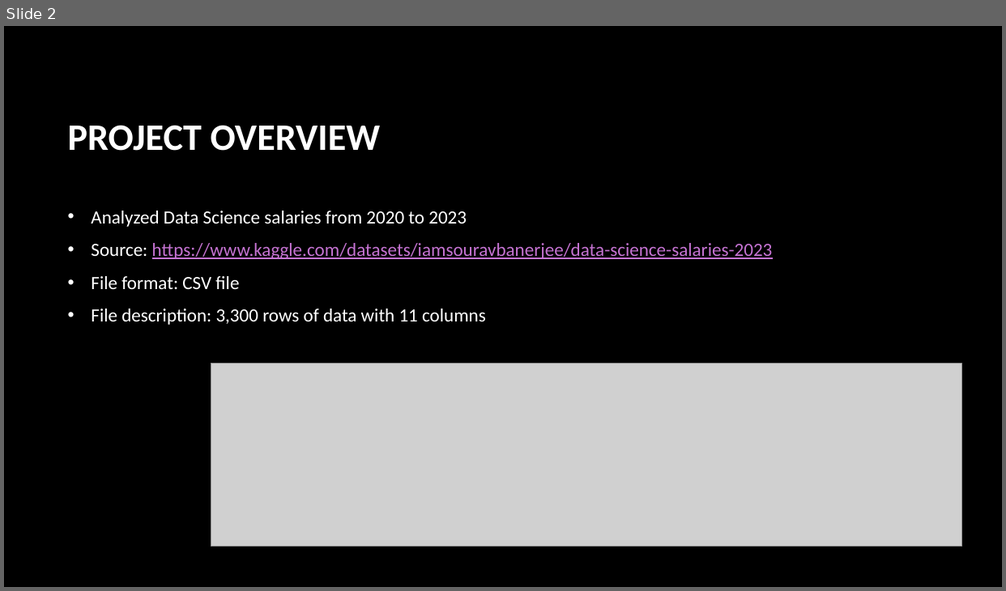
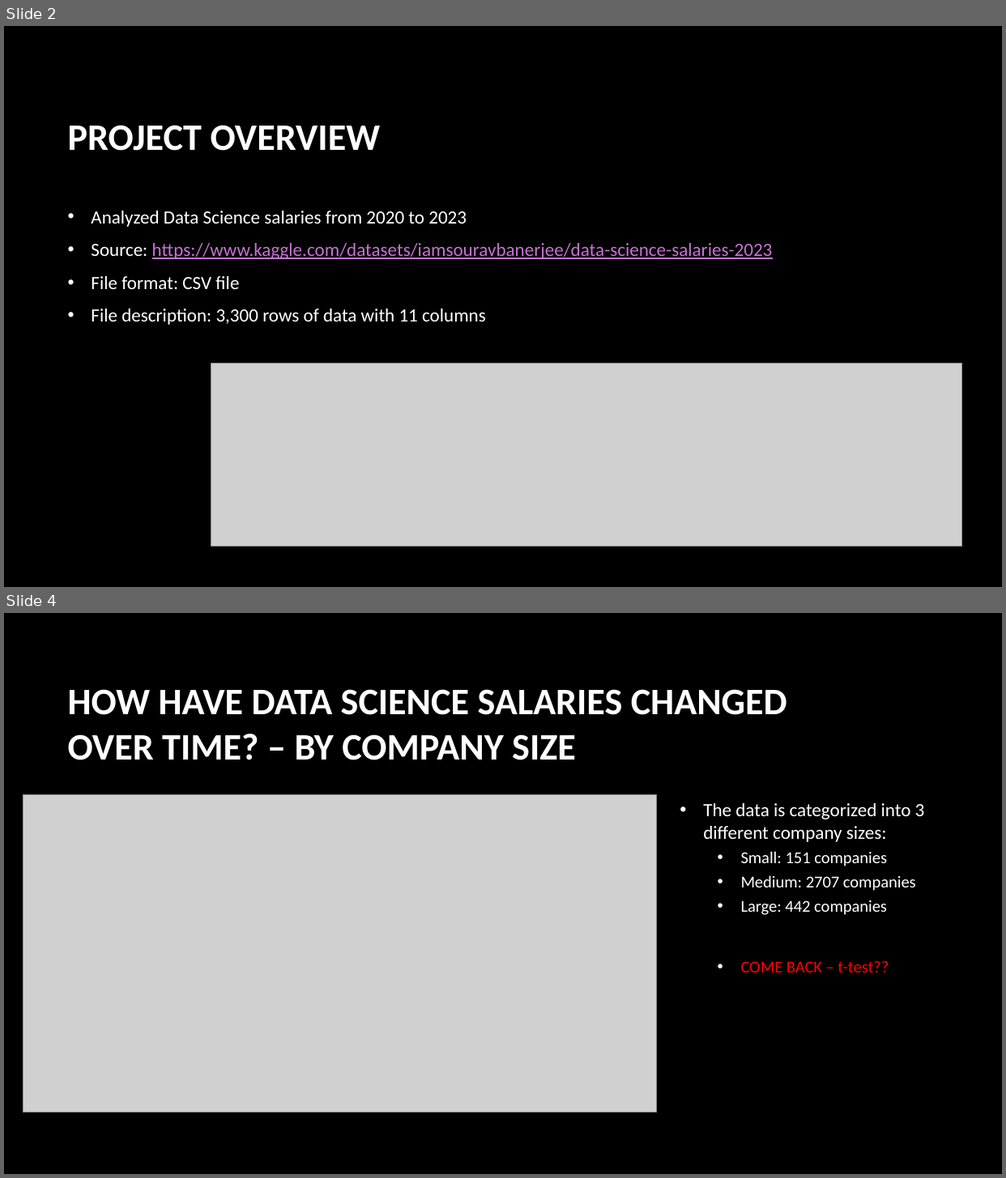
Before and after one commit to lathamlm/project-01, a slide deck: project_01_presentation.pptx. Shown one above the other, each under a label of ours: slide 2 before the commit, slides 2 and 4 after it; the slides between them are not shown. The pictures are 1006x591 and 1006x1178 pixels, drawn with LibreOffice and Linux fonts; fonts in the diff are those of the drawing; grey boxes stand for pictures; background and template pictures are left out. Boxes give left, top, right and bottom in pixels: in the first picture for what was removed or moved away, otherwise in the second. Text is boxed around its words. In the diff, an @@ line names an element or a change of style, - is before the commit and + after.

```diff
--- a/project_01_presentation.pptx
+++ b/project_01_presentation.pptx
@@ slide 4 added at (x1=4, y1=613, x2=1002, y2=1174), background picture (left out) @@
@@ title added at (x1=68, y1=689, x2=787, y2=760), 36 pt, text #FFFFFF, bold @@
+HOW HAVE DATA SCIENCE SALARIES CHANGED OVER TIME? – BY COMPANY SIZE
@@ picture added at (x1=23, y1=796, x2=657, y2=1113) @@
@@ text added at (x1=703, y1=803, x2=925, y2=973), 16 pt, text #FFFFFF @@
+• The data is categorized into 3 different company sizes:
+  • Small: 151 companies
+  • Medium: 2707 companies
+  • Large: 442 companies
+  • COME BACK – t-test??
```
Also in this commit, not shown: 4 slides changed, 4 other slides added, 1 slide removed, 10 other files.
